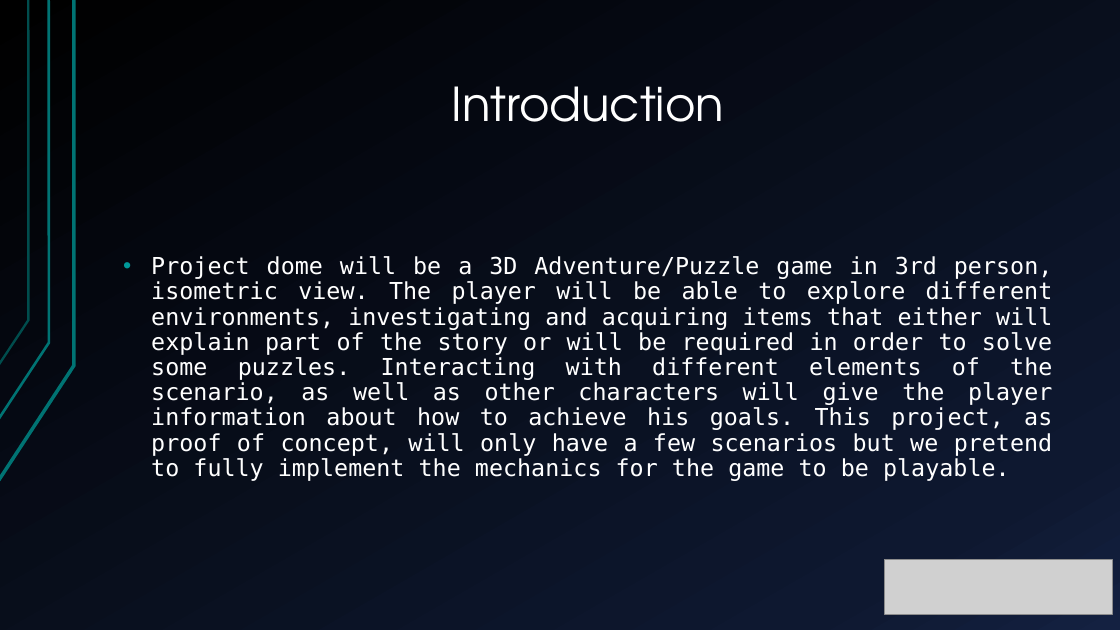
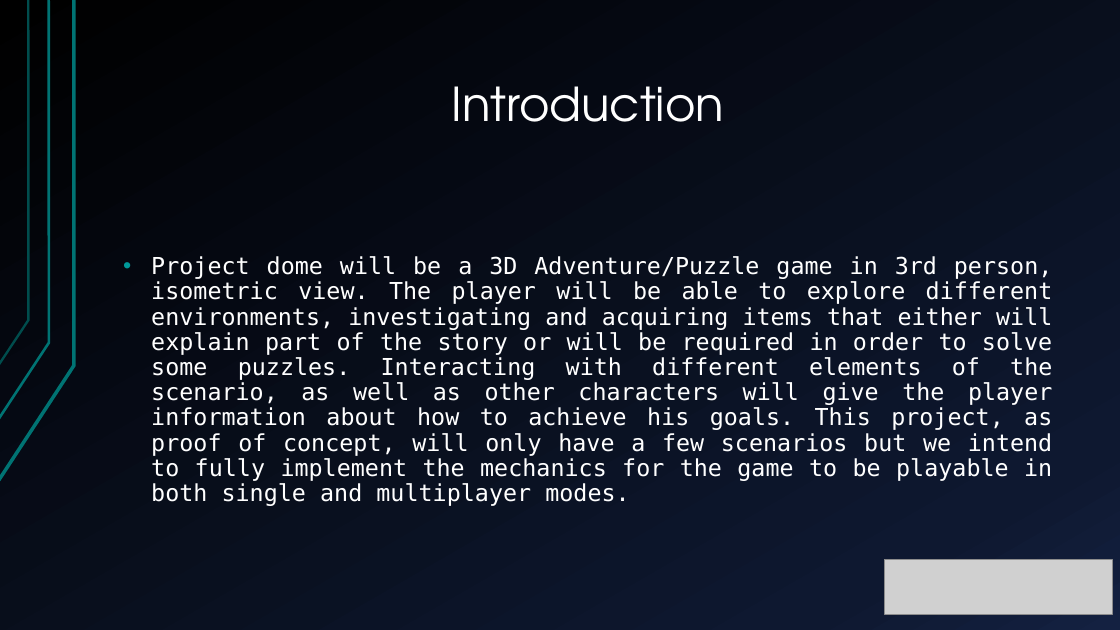
Before and after one commit to rndmized/project-dome, a slide deck: slide 2 of Seminar Presentation/Project Dome - Seminar Presentation.pptx. Drawn at 1120x630 pixels with LibreOffice and Linux fonts; fonts in the diff are those of the drawing; grey boxes stand for pictures. Boxes give left, top, right and bottom in pixels: in the first picture for what was removed or moved away, otherwise in the second. Text is boxed around its words. In the diff, an @@ line names an element or a change of style, - is before the commit and + after.

Commit message:
Small changes to introduction/objectives/architecture slides

```diff
--- a/Seminar Presentation/Project Dome - Seminar Presentation.pptx
+++ b/Seminar Presentation/Project Dome - Seminar Presentation.pptx
@@ text at (151,256,1053,506): text changed @@
-• Project dome will be a 3D Adventure/Puzzle game in 3rd person, isometric view. The player will be able to explore different environments, investigating and acquiring items that either will explain part of the story or will be required in order to solve some puzzles. Interacting with different elements of the scenario, as well as other characters will give the player information about how to achieve his goals. This project, as proof of concept, will only have a few scenarios but we pretend to fully implement the mechanics for the game to be playable.
+• Project dome will be a 3D Adventure/Puzzle game in 3rd person, isometric view. The player will be able to explore different environments, investigating and acquiring items that either will explain part of the story or will be required in order to solve some puzzles. Interacting with different elements of the scenario, as well as other characters will give the player information about how to achieve his goals. This project, as proof of concept, will only have a few scenarios but we intend to fully implement the mechanics for the game to be playable in both single and multiplayer modes.
```
Also in this commit, not shown: 2 other slides changed.
